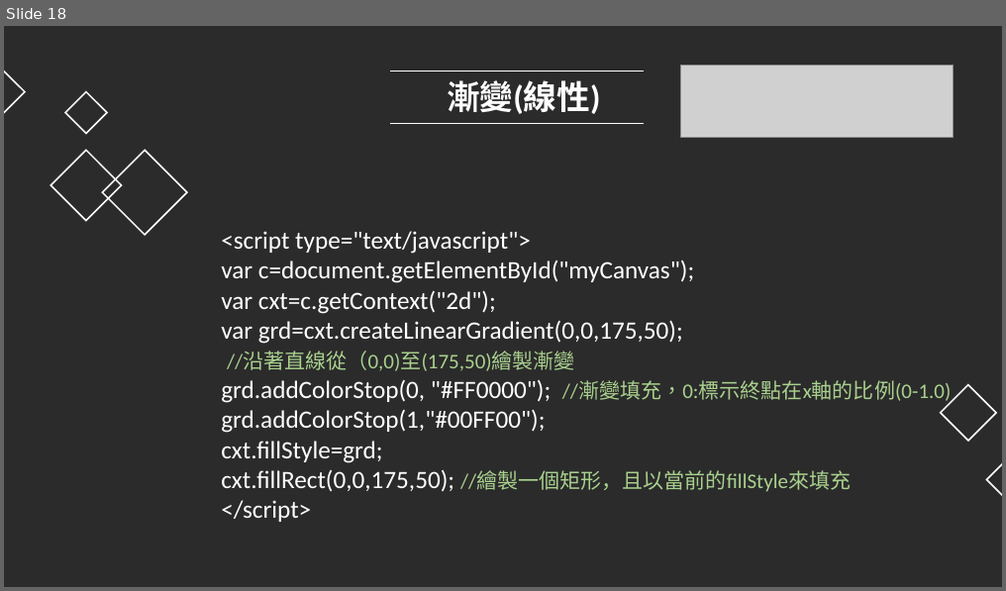
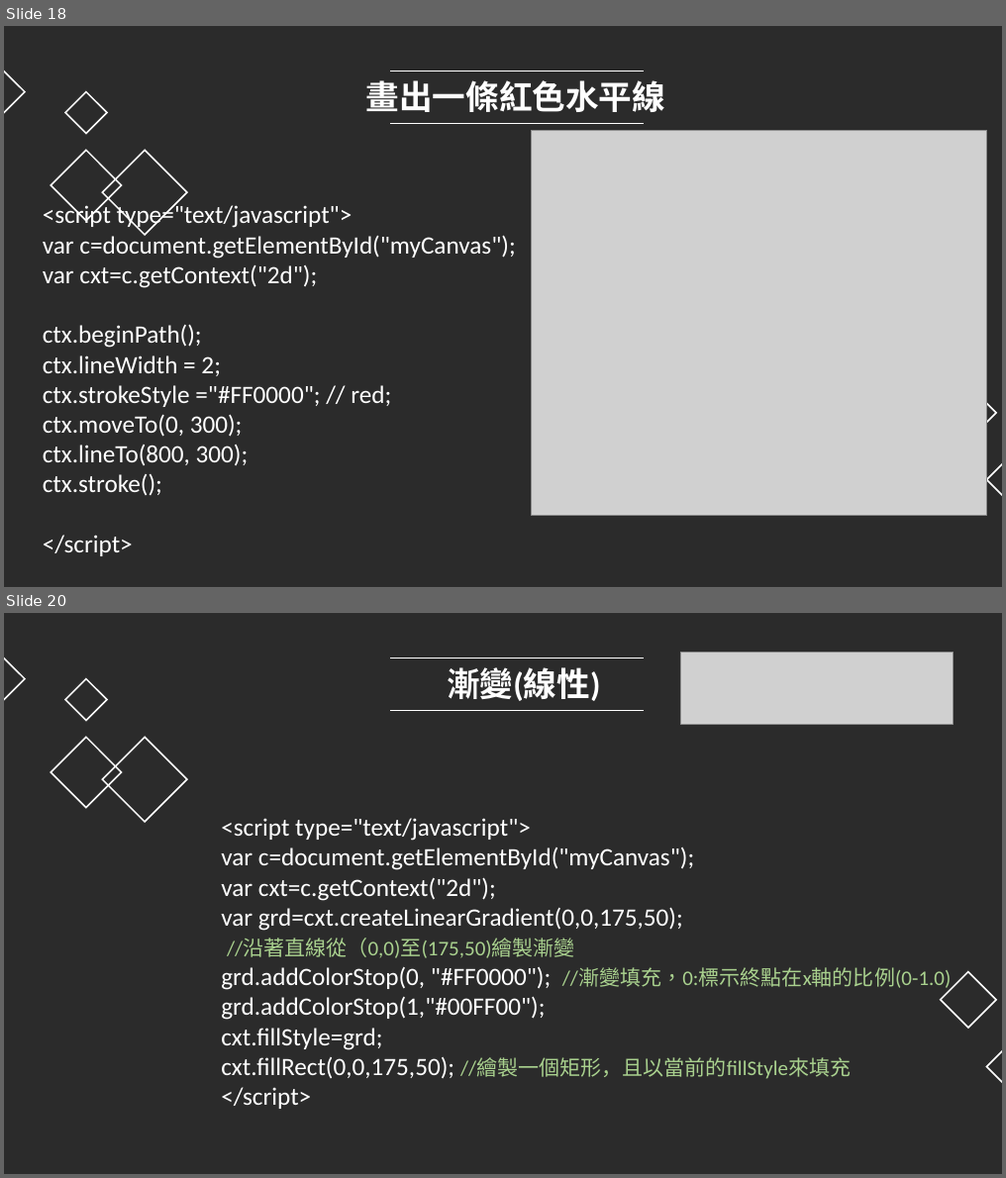
Before and after one commit to mos2718/FHIR_PACS, a slide deck: HTML5Canvas/HTMLCanvasIntroduction.pptx. Shown one above the other, each under a label of ours: slide 18 before the commit, slides 18 and 20 after it; the slides between them are not shown. The pictures are 1006x591 and 1006x1178 pixels, drawn with LibreOffice and Linux fonts; fonts in the diff are those of the drawing; grey boxes stand for pictures; background and template pictures are left out; a plain dark background stands for a picture behind light text. Boxes give left, top, right and bottom in pixels: in the first picture for what was removed or moved away, otherwise in the second. Text is boxed around its words. In the diff, an @@ line names an element or a change of style, - is before the commit and + after.

```diff
--- a/HTML5Canvas/HTMLCanvasIntroduction.pptx
+++ b/HTML5Canvas/HTMLCanvasIntroduction.pptx
@@ slide 18 added at box(4, 26, 1002, 587), background picture (left out) @@
@@ diamond added at box(4, 71, 24, 112), outline #FFFFFF 1.5 pt @@
@@ text added at box(366, 80, 665, 112), 32 pt, text #FFFFFF, bold @@
+畫出一條紅色水平線
@@ line added from (391, 71) to (644, 71), #FFFFFF 0.5 pt @@
@@ diamond added at box(65, 92, 107, 133), outline #FFFFFF 1.5 pt @@
@@ line added from (391, 123) to (644, 123), #FFFFFF 0.5 pt @@
@@ picture added at box(532, 130, 987, 516) @@
@@ diamond added at box(52, 151, 122, 221), outline #FFFFFF 1.5 pt @@
@@ diamond added at box(102, 151, 187, 235), outline #FFFFFF 1.5 pt @@
@@ text added at box(43, 203, 515, 557), 24 pt, text #FFFFFF @@
+<script type="text/javascript">
+var c=document.getElementById("myCanvas");
+var cxt=c.getContext("2d");
+ctx.beginPath();
+ctx.lineWidth = 2;
+ctx.strokeStyle ="#FF0000"; // red;
+ctx.moveTo(0, 300);
+ctx.lineTo(800, 300);
+ctx.stroke();
+</script>
@@ diamond added at box(941, 385, 997, 442), outline #FFFFFF 1.5 pt @@
@@ diamond added at box(987, 460, 1002, 500), outline #FFFFFF 1.5 pt @@
@@ what was slide 18 is now slide 20 @@
```
Also in this commit, not shown: 2 slides changed, 1 other slide added, 2 other files.
